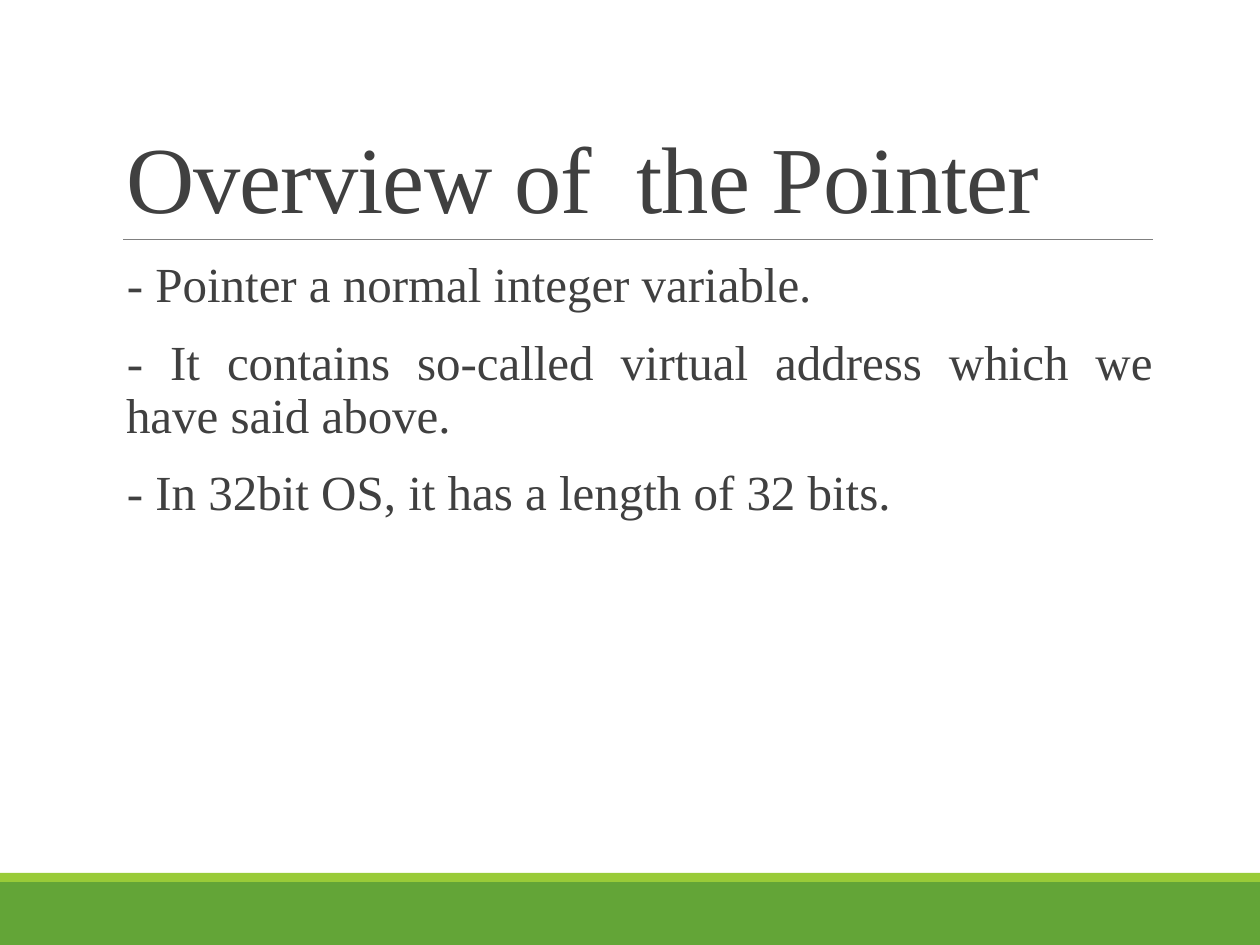
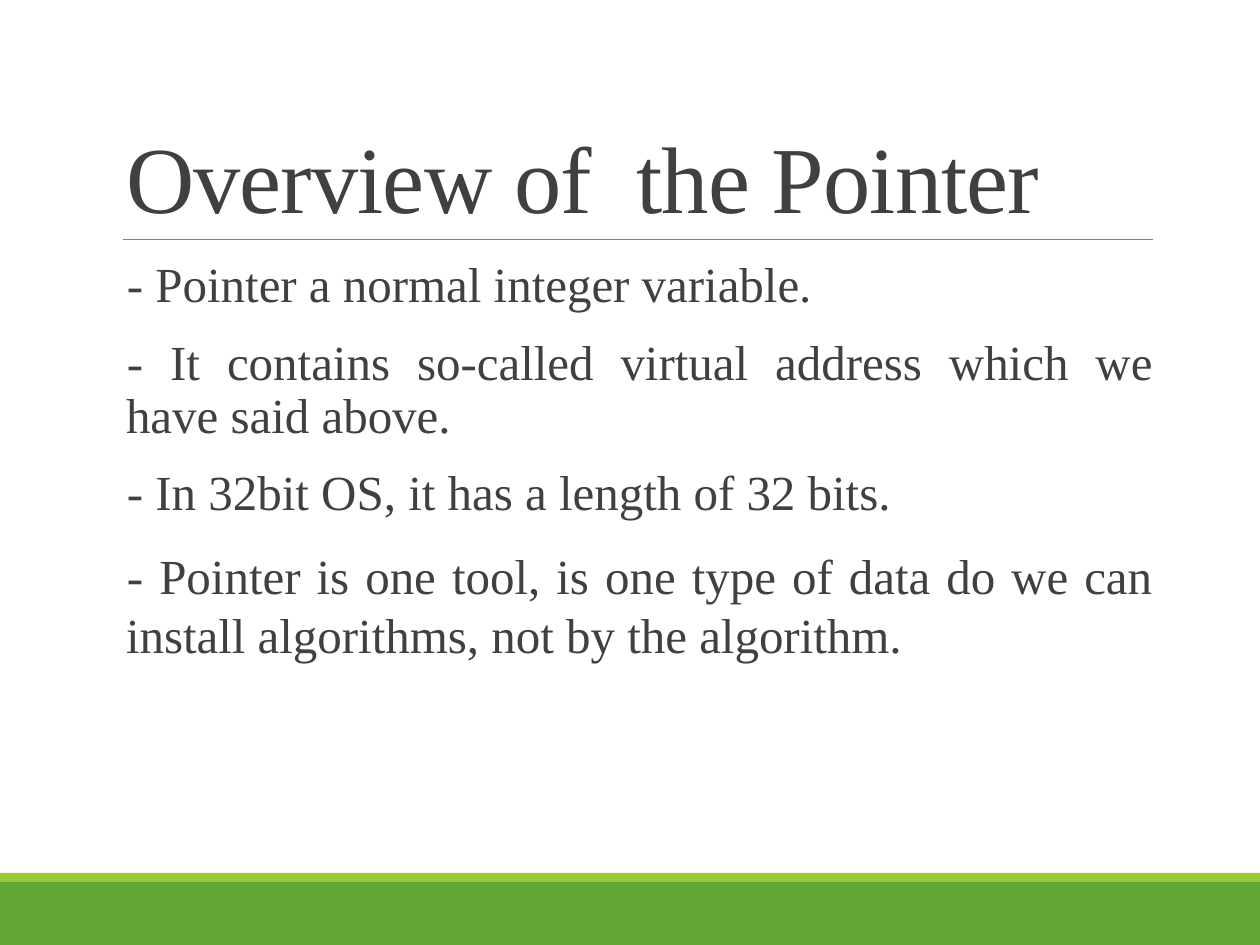
Before and after one commit to tiendatdk3493/code, a slide deck: slide 4 of Pointer in C, C++.pptx. Drawn at 1260x945 pixels with LibreOffice and Linux fonts; fonts in the diff are those of the drawing. Boxes give left, top, right and bottom in pixels: in the first picture for what was removed or moved away, otherwise in the second. Text is boxed around its words. In the diff, an @@ line names an element or a change of style, - is before the commit and + after.

```diff
--- a/Pointer in C, C++.pptx
+++ b/Pointer in C, C++.pptx
@@ text at box(126, 559, 1152, 663): paragraph added @@
+  - Pointer is one tool, is one type of data do we can install algorithms, not by the algorithm.
```
Also in this commit, not shown: 9 slides added.
